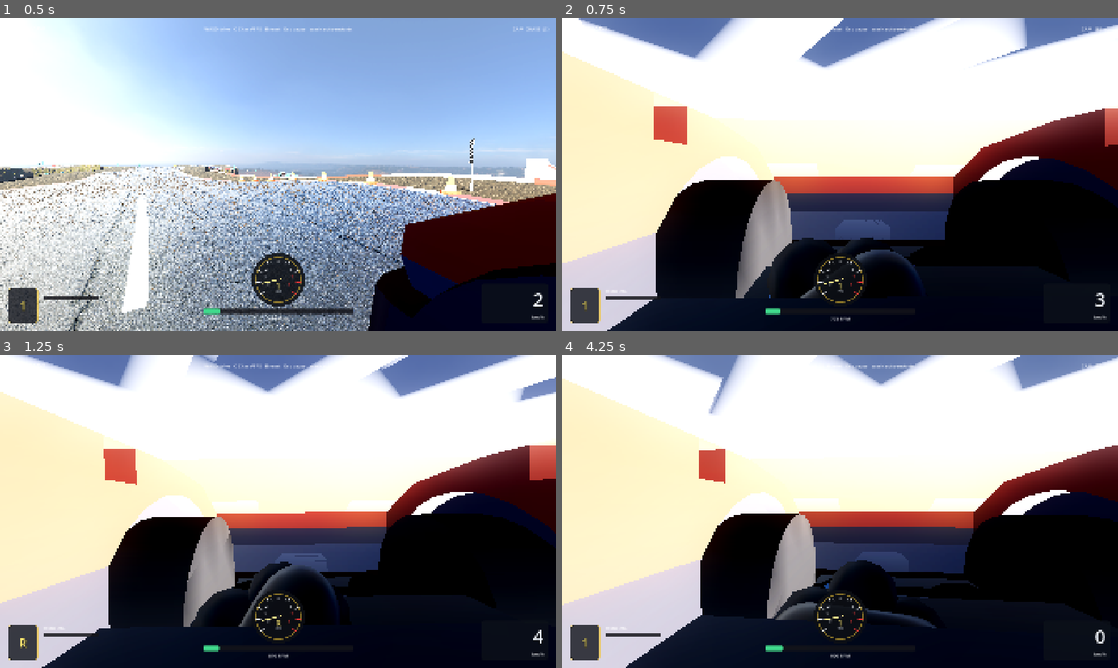
Above: before the commit, frames 1-4 (two rows, left to right).
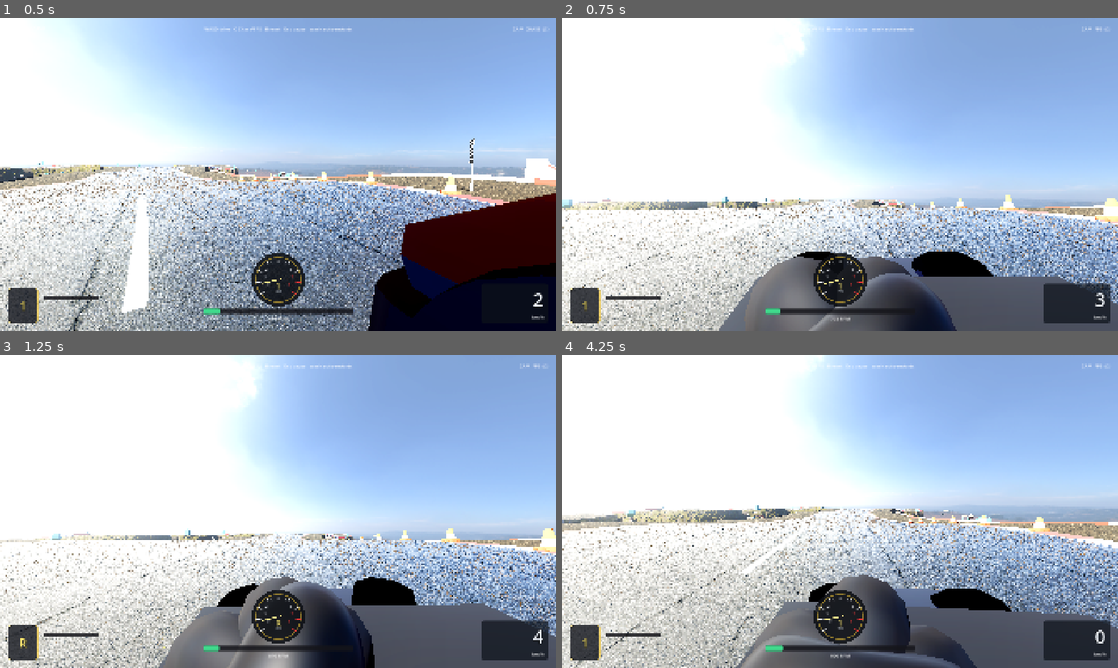
Above: after the commit, the same moments.

Repository: ivanivorontsov-sudo/car-simulator
Game: Godot game, scene res://scenes/main.tscn
Two runs of this game, one before a commit and one after it. Both use one fixed random seed, a clock stepped at 60 frames per second and the inputs below.
Inputs:
- Up to frame 1 (0.5 s): no input
- Up to frame 2 (0.75 s): hold D (steer_right) from 0.53 s (still down); hold C (camera_toggle) from 0.53 s (still down)
- Up to frame 3 (1.25 s): keep holding D (steer_right); keep holding C (camera_toggle); tap Space at 0.77 s
- Up to frame 4 (4.25 s): release D (steer_right) at 1.28 s; release C (camera_toggle) at 1.28 s; hold S (brake) 1.28-2.03 s; tap C (camera_toggle) at 1.35, 2.85 s; tap Space at 1.52, 3.02, 3.77 s; hold D (steer_right) 2.03-2.78 s; hold C (camera_toggle) 2.03-2.78 s; hold W (accelerate) 2.78-3.53 s; hold A (steer_left) from 3.53 s (still down); hold C (camera_toggle) from 3.53 s (still down); tap R (reset) at 4.15 s

Frame 1 is identical in both runs. In frame 2, 83% of the frame differs, in the area x 0-100%, y 0-100%; in frame 3, 81%; in frame 4, 80%.

Commit message:
v1.3.3: hide Kenney sedan body in FPS (fix yellow wall)
FPS eye sat inside the opaque yellow sedan-sports.glb shell; only the
driver head was hidden, so the view filled with body interior. Keep a
sedan visual root ref, hide body+driver+bumper/panels in FPS, restore
for chase; keep procedural wheel/dash. Eye nudged forward. Headless
verify_fps_view.gd asserts sedan visible=false and prints VERIFY_FPS_VIEW_OK.

Diff:
--- a/project.godot
+++ b/project.godot
@@ -6,7 +6,7 @@
 
 config/name="Car Simulator"
 config/description="3D car driving simulator with semi-realistic vehicle dynamics"
-config/version="1.3.2"
+config/version="1.3.3"
 run/main_scene="res://scenes/main.tscn"
 config/features=PackedStringArray("4.4", "Forward Plus")
 config/icon="res://icon.svg"
--- a/scripts/car.gd
+++ b/scripts/car.gd
@@ -59,7 +59,10 @@
 var _driver_root: Node3D
 var _driver_head: Node3D
 var _cabin_dash: Node3D
+## Instantiated Kenney sedan-sports.glb root (opaque yellow body shell).
+var _sedan_visual: Node3D = null
 var _fps_hide_nodes: Array[Node3D] = []
+var _fps_vis_backup: Dictionary = {}  # instance_id -> was_visible before FPS hide
 var _crash_smoke: GPUParticles3D
 var _spark_fx: GPUParticles3D
 var _crash_audio: AudioStreamPlayer3D
@@ -128,16 +131,78 @@
 
 
 func set_fps_view(enabled: bool) -> void:
+	## v1.3.3: hide the entire Kenney body in FPS. The sedan-sports GLB is a
+	## solid yellow shell; the FPS eye sits INSIDE it, so leaving the mesh
+	## visible fills the screen with yellow interior (not road/sky).
+	var entering := enabled and not _fps_mode
+	var leaving := (not enabled) and _fps_mode
 	_fps_mode = enabled
-	# Hide driver head/helmet in FPS so we look through their eyes.
-	if _driver_head:
-		_driver_head.visible = not enabled
+	if entering:
+		_backup_and_hide_fps_occluders()
+	elif enabled:
+		# Re-assert hide (e.g. after reset while already in FPS).
+		_hide_fps_occluders_only()
+	elif leaving or not enabled:
+		_restore_fps_occluders()
+	# Procedural cabin stays: dash (lower) + steering wheel.
+	if _cabin_dash and is_instance_valid(_cabin_dash):
+		_cabin_dash.visible = true
+	if _steer_wheel and is_instance_valid(_steer_wheel):
+		_steer_wheel.visible = true
+
+
+func _fps_occluder_nodes() -> Array[Node3D]:
+	var nodes: Array[Node3D] = []
+	if _sedan_visual:
+		nodes.append(_sedan_visual)
+	if _driver_root:
+		nodes.append(_driver_root)
+	if _bumper:
+		nodes.append(_bumper)
+	if _broken_glass:
+		nodes.append(_broken_glass)
+	for p in _panel_parts:
+		var n: Node3D = p["node"]
+		if n:
+			nodes.append(n)
 	for n in _fps_hide_nodes:
+		if n:
+			nodes.append(n)
+	return nodes
+
+
+func _backup_and_hide_fps_occluders() -> void:
+	_fps_vis_backup.clear()
+	for n in _fps_occluder_nodes():
+		if not is_instance_valid(n):
+			continue
+		_fps_vis_backup[n.get_instance_id()] = n.visible
+		n.visible = false
+
+
+func _hide_fps_occluders_only() -> void:
+	for n in _fps_occluder_nodes():
 		if is_instance_valid(n):
-			n.visible = not enabled
-	# Cabin dash more prominent in FPS.
-	if _cabin_dash:
-		_cabin_dash.visible = true
+			n.visible = false
+
+
+func _restore_fps_occluders() -> void:
+	for n in _fps_occluder_nodes():
+		if not is_instance_valid(n):
+			continue
+		var id := n.get_instance_id()
+		if _fps_vis_backup.has(id):
+			n.visible = bool(_fps_vis_backup[id])
+		elif n == _sedan_visual or n == _driver_root:
+			n.visible = true
+		elif n == _bumper:
+			n.visible = damage <= 0.75
+		elif n == _broken_glass:
+			n.visible = damage > 0.55
+		else:
+			# Deform panels: only show if already damaged.
+			n.visible = damage > 0.2
+	_fps_vis_backup.clear()
 
 
 func reset_vehicle() -> void:
@@ -415,10 +480,12 @@
 		push_warning("Missing sedan-sports.glb")
 		return
 	var inst: Node3D = packed.instantiate()
+	inst.name = "SedanSportsVisual"
 	visual.add_child(inst)
 	inst.rotation.y = PI
 	inst.scale = Vector3(VISUAL_SCALE, VISUAL_SCALE, VISUAL_SCALE)
 	inst.position = Vector3(0.0, -0.06, 0.02)
+	_sedan_visual = inst
 
 	var wheel_nodes := {
 		"wheel-front-left": wheel_fl,
@@ -1203,7 +1270,7 @@
 				align = 0.3
 		if align < 0.15 and severity < 0.5:
 			continue
-		node.visible = damage > 0.2
+		node.visible = (damage > 0.2) and not _fps_mode
 		var mat := node.material_override as StandardMaterial3D
 		if mat:
 			mat.albedo_color = Color(0.12, 0.12, 0.13, clampf(damage * 0.55, 0.0, 0.7))
@@ -1218,12 +1285,12 @@
 	if _bumper and -local_dir.z > 0.5 and severity > 0.55 and damage > 0.45:
 		_bumper.position += Vector3(local_dir.x * 0.4, -0.15, local_dir.z * 0.6)
 		_bumper.rotation += Vector3(0.4, local_dir.x * 0.8, 0.2)
-		if damage > 0.75:
+		if damage > 0.75 or _fps_mode:
 			_bumper.visible = false
 
 	# Broken windshield on severe frontal / roof hit.
 	if _broken_glass and damage > 0.55 and (-local_dir.z > 0.4 or local_dir.y > 0.5):
-		_broken_glass.visible = true
+		_broken_glass.visible = not _fps_mode
 		_broken_glass.rotation = Vector3(deg_to_rad(8), 0, local_dir.x * 0.15)
 
 
--- a/scripts/chase_camera.gd
+++ b/scripts/chase_camera.gd
@@ -14,7 +14,7 @@
 ## Eye height above vehicle origin (through windshield, not roof).
 @export var fps_eye_height: float = 1.20
 ## Along vehicle forward (−Z). Positive Z is rearward — sit behind the wheel.
-@export var fps_eye_forward: float = 0.28
+@export var fps_eye_forward: float = 0.18
 ## Lateral — right-hand seat.
 @export var fps_eye_lateral: float = 0.32
 @export var follow_speed: float = 5.4
--- /dev/null
+++ b/tools/verify_fps_view.gd
@@ -0,0 +1,189 @@
+extends SceneTree
+
+## Headless v1.3.3: FPS must hide Kenney sedan body (yellow shell occlusion).
+## Spawns car, switches to FPS, asserts sedan/driver invisible, ray forward
+## does not hit a body MeshInstance under SedanSportsVisual.
+
+func _init() -> void:
+	call_deferred("_run")
+
+
+func _run() -> void:
+	var code := 0
+
+	var car_src := FileAccess.get_file_as_string("res://scripts/car.gd")
+	if car_src.is_empty():
+		push_error("cannot read car.gd")
+		quit(1)
+		return
+
+	for needle in [
+		"_sedan_visual",
+		"_backup_and_hide_fps_occluders",
+		"SedanSportsVisual",
+		"_hide_fps_occluders_only",
+		"_restore_fps_occluders",
+	]:
+		if needle not in car_src:
+			push_error("missing FPS body-hide piece: %s" % needle)
+			code = 1
+		else:
+			print("found ", needle)
+
+	# Source must hide sedan on FPS enable (not only driver head).
+	if "_sedan_visual.visible = not _fps_mode" not in car_src and "n.visible = false" not in car_src:
+		push_error("sedan hide path unclear")
+		code = 1
+	if "Hide driver head/helmet" in car_src and "_sedan_visual" not in car_src:
+		push_error("still only hiding driver head")
+		code = 1
+
+	var cam_src := FileAccess.get_file_as_string("res://scripts/chase_camera.gd")
+	var re_fwd := RegEx.new()
+	re_fwd.compile(r"fps_eye_forward: float = ([0-9.]+)")
+	var mf := re_fwd.search(cam_src)
+	if mf == null:
+		push_error("fps_eye_forward missing")
+		code = 1
+	else:
+		var fwd := mf.get_string(1).to_float()
+		print("fps_eye_forward=", fwd)
+		# Slightly forward of dash (less rearward than old 0.28).
+		if fwd < 0.08 or fwd > 0.24:
+			push_error("fps_eye_forward out of cockpit range [0.08,0.24]: %s" % fwd)
+			code = 1
+
+	# Keep horizon look from 1.3.2.
+	var re_look := RegEx.new()
+	re_look.compile(r"look_local := Vector3\([^,]+,\s*([0-9.]+),\s*(-?[0-9.]+)\)")
+	var mlook := re_look.search(cam_src)
+	if mlook == null:
+		push_error("FPS look_local not found")
+		code = 1
+	else:
+		var look_y := mlook.get_string(1).to_float()
+		var look_z := mlook.get_string(2).to_float()
+		print("fps_look_y=", look_y, " fps_look_z=", look_z)
+		if look_y < 0.7 or look_y > 1.3:
+			push_error("look_y must stay near eye height (got %s)" % look_y)
+			code = 1
+
+	var world := WorldBuilder.new()
+	root.add_child(world)
+	world.build()
+	var car: PlayerCar = load("res://scenes/car.tscn").instantiate()
+	root.add_child(car)
+	await process_frame
+	await process_frame
+	car.set_spawn(world.spawn_transform)
+	await process_frame
+	await process_frame
+
+	if car._sedan_visual == null:
+		push_error("_sedan_visual was not set — GLB missing or attach failed")
+		code = 1
+		print("VERIFY_FPS_VIEW_FAIL")
+		quit(code)
+		return
+
+	print("sedan name=", car._sedan_visual.name, " chase_visible=", car._sedan_visual.visible)
+	if not car._sedan_visual.visible:
+		push_error("sedan should be visible in chase before FPS")
+		code = 1
+
+	# Switch to FPS — body must disappear.
+	car.set_fps_view(true)
+	await process_frame
+	await process_frame
+
+	print("FPS sedan visible=", car._sedan_visual.visible)
+	print("FPS driver visible=", car._driver_root.visible if car._driver_root else "null")
+	print("FPS dash visible=", car._cabin_dash.visible if car._cabin_dash else "null")
+	print("FPS wheel visible=", car._steer_wheel.visible if car._steer_wheel else "null")
+
+	if car._sedan_visual.visible:
+		push_error("SEDAN BODY STILL VISIBLE IN FPS — yellow shell occlusion not fixed")
+		code = 1
+	if car._driver_root and car._driver_root.visible:
+		push_error("driver still visible in FPS (must hide entire driver)")
+		code = 1
+	if car._cabin_dash and not car._cabin_dash.visible:
+		push_error("cabin dash should stay visible in FPS")
+		code = 1
+	if car._steer_wheel and not car._steer_wheel.visible:
+		push_error("steering wheel should stay visible in FPS")
+		code = 1
+	if car._bumper and car._bumper.visible:
+		push_error("bumper should be hidden in FPS (windshield cone)")
+		code = 1
+
+	# Raycast forward from FPS eye ~20–50 m: must NOT hit sedan body meshes.
+	var eye_local := Vector3(0.32, 1.20, 0.18)
+	var eye := car.global_transform * eye_local
+	var ahead := car.global_transform * (eye_local + Vector3(0.0, -0.05, -35.0))
+	var from := eye
+	var to := ahead
+	var q := PhysicsRayQueryParameters3D.create(from, to)
+	q.collide_with_areas = false
+	q.collide_with_bodies = true
+	q.exclude = [car.get_rid()]
+	var space := car.get_world_3d().direct_space_state
+	var hit := space.intersect_ray(q)
+	if hit.is_empty():
+		print("ray forward: no hit (sky/open) — OK")
+	else:
+		var collider = hit.get("collider")
+		var cname := String(collider.name) if collider else "?"
+		print("ray forward hit=", cname, " pos=", hit.get("position"))
+		# Ensure hit is not a MeshInstance under sedan (ray hits physics, not meshes —
+		# so also walk visual tree: no visible MeshInstance under sedan).
+		if collider == car:
+			push_error("ray hit car body collider unexpectedly")
+			code = 1
+
+	# Sample: every MeshInstance under sedan must be under an invisible ancestor.
+	var visible_body_meshes := 0
+	visible_body_meshes = _count_visible_meshes(car._sedan_visual)
+	print("visible meshes under sedan visual=", visible_body_meshes)
+	if visible_body_meshes > 0:
+		push_error("sedan body meshes still effectively visible")
+		code = 1
+
+	# Restore chase — body back.
+	car.set_fps_view(false)
+	await process_frame
+	print("chase sedan visible=", car._sedan_visual.visible)
+	print("chase driver visible=", car._driver_root.visible if car._driver_root else "null")
+	if not car._sedan_visual.visible:
+		push_error("sedan not restored in chase cam")
+		code = 1
+	if car._driver_root and not car._driver_root.visible:
+		push_error("driver not restored in chase cam")
+		code = 1
+
+	# Second FPS toggle (idempotent).
+	car.set_fps_view(true)
+	await process_frame
+	if car._sedan_visual.visible:
+		push_error("second FPS toggle left sedan visible")
+		code = 1
+
+	if code == 0:
+		print("VERIFY_FPS_VIEW_OK")
+	else:
+		print("VERIFY_FPS_VIEW_FAIL")
+	quit(code)
+
+
+func _count_visible_meshes(node: Node) -> int:
+	if node == null or not is_instance_valid(node):
+		return 0
+	# If this node or any ancestor is invisible, meshes under it are not drawn.
+	if node is Node3D and not (node as Node3D).visible:
+		return 0
+	var count := 0
+	if node is MeshInstance3D and (node as MeshInstance3D).visible:
+		count += 1
+	for c in node.get_children():
+		count += _count_visible_meshes(c)
+	return count
Not shown, changed: CREDITS.md
